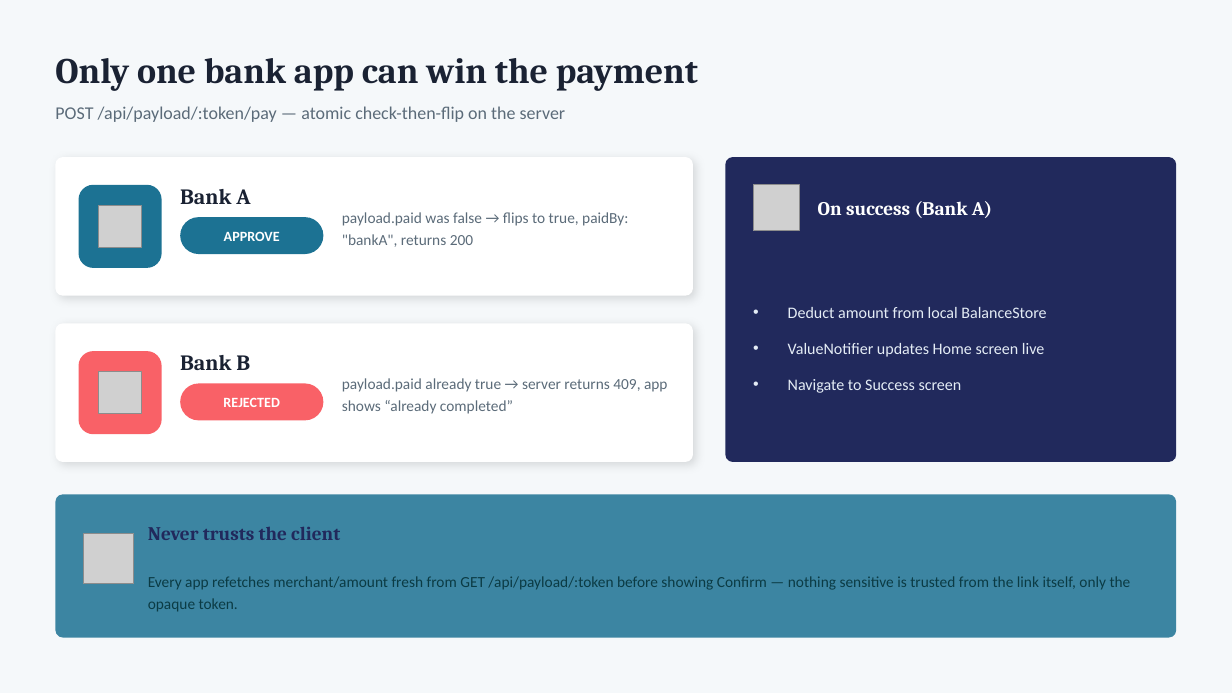
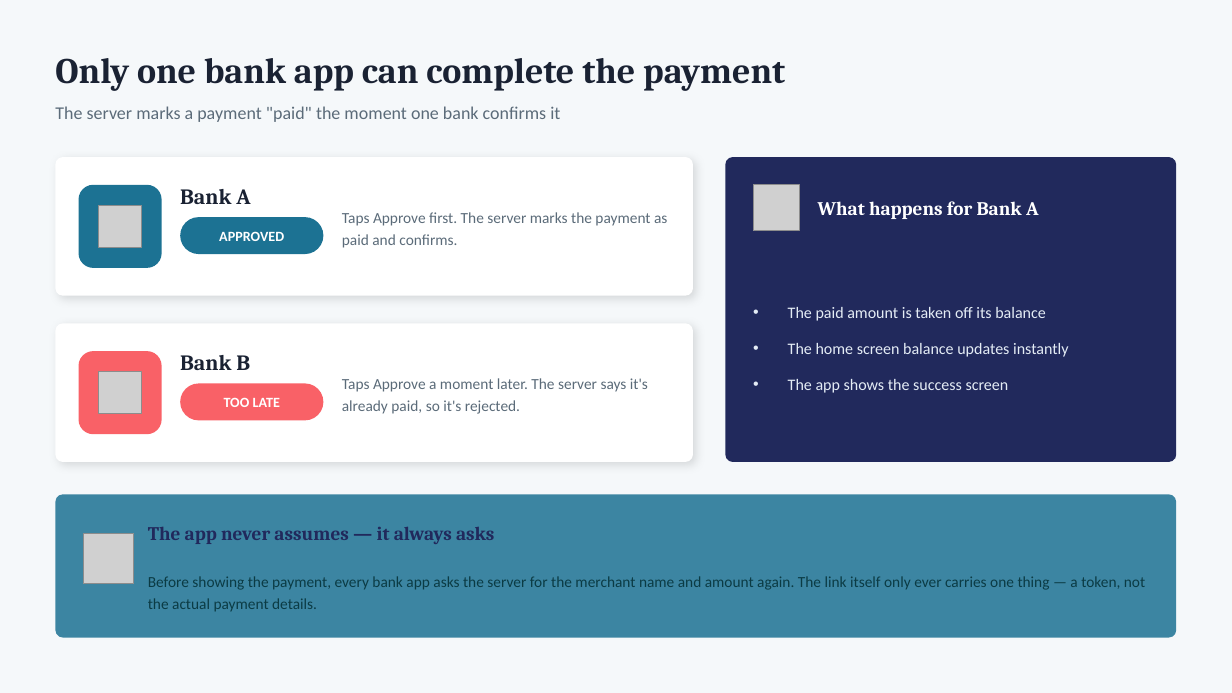
Before and after one commit to deandrehaijielim-commits/sgqr-deep-link-demo, a slide deck: slide 7 of SGQR_Deep_Linking_Simulation.pptx (slide 6 before the commit). Drawn at 1232x693 pixels with LibreOffice and Linux fonts; fonts in the diff are those of the drawing; grey boxes stand for pictures. Boxes give left, top, right and bottom in pixels: in the first picture for what was removed or moved away, otherwise in the second. Text is boxed around its words. In the diff, an @@ line names an element or a change of style, - is before the commit and + after.

Commit message:
Update slide deck: correct Android flow, simplify wording throughout

```diff
--- a/SGQR_Deep_Linking_Simulation.pptx
+++ b/SGQR_Deep_Linking_Simulation.pptx
@@ text at (55, 58, 785, 91): text changed @@
-Only one bank app can win the payment
+Only one bank app can complete the payment
@@ text at (55, 106, 560, 122): text changed @@
-POST /api/payload/:token/pay — atomic check-then-flip on the server
+The server marks a payment "paid" the moment one bank confirms it
@@ text at (818, 201, 1039, 219): text changed @@
-On success (Bank A)
+What happens for Bank A
@@ text at (219, 231, 284, 241): text changed @@
-APPROVE
+APPROVED
@@ text at (342, 212, 667, 248): text changed @@
-payload.paid was false → flips to true, paidBy: "bankA", returns 200
+Taps Approve first. The server marks the payment as paid and confirms.
@@ text at (788, 307, 1069, 393): text changed @@
-• Deduct amount from local BalanceStore
-• ValueNotifier updates Home screen live
-• Navigate to Success screen
+• The paid amount is taken off its balance
+• The home screen balance updates instantly
+• The app shows the success screen
@@ text at (342, 378, 648, 414): text changed @@
-payload.paid already true → server returns 409, app shows “already completed”
+Taps Approve a moment later. The server says it's already paid, so it's rejected.
@@ text at (224, 398, 280, 407): text changed @@
-REJECTED
+TOO LATE
@@ text at (148, 527, 495, 544): text changed @@
-Never trusts the client
+The app never assumes — it always asks
@@ text at (148, 576, 1145, 612): text changed @@
-Every app refetches merchant/amount fresh from GET /api/payload/:token before showing Confirm — nothing sensitive is trusted from the link itself, only the opaque token.
+Before showing the payment, every bank app asks the server for the merchant name and amount again. The link itself only ever carries one thing — a token, not the actual payment details.
```
Also in this commit, not shown: 8 other slides changed, 1 slide added.
